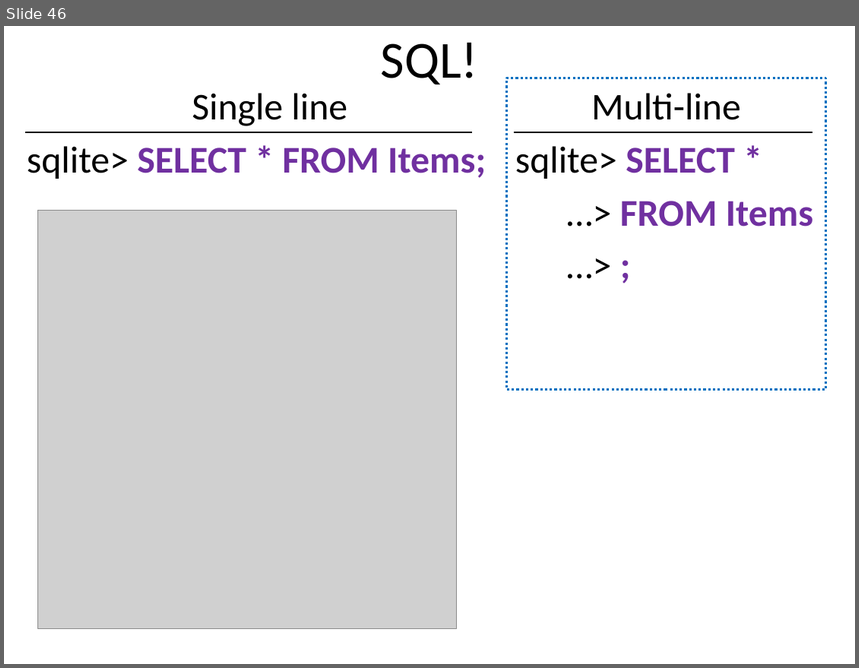
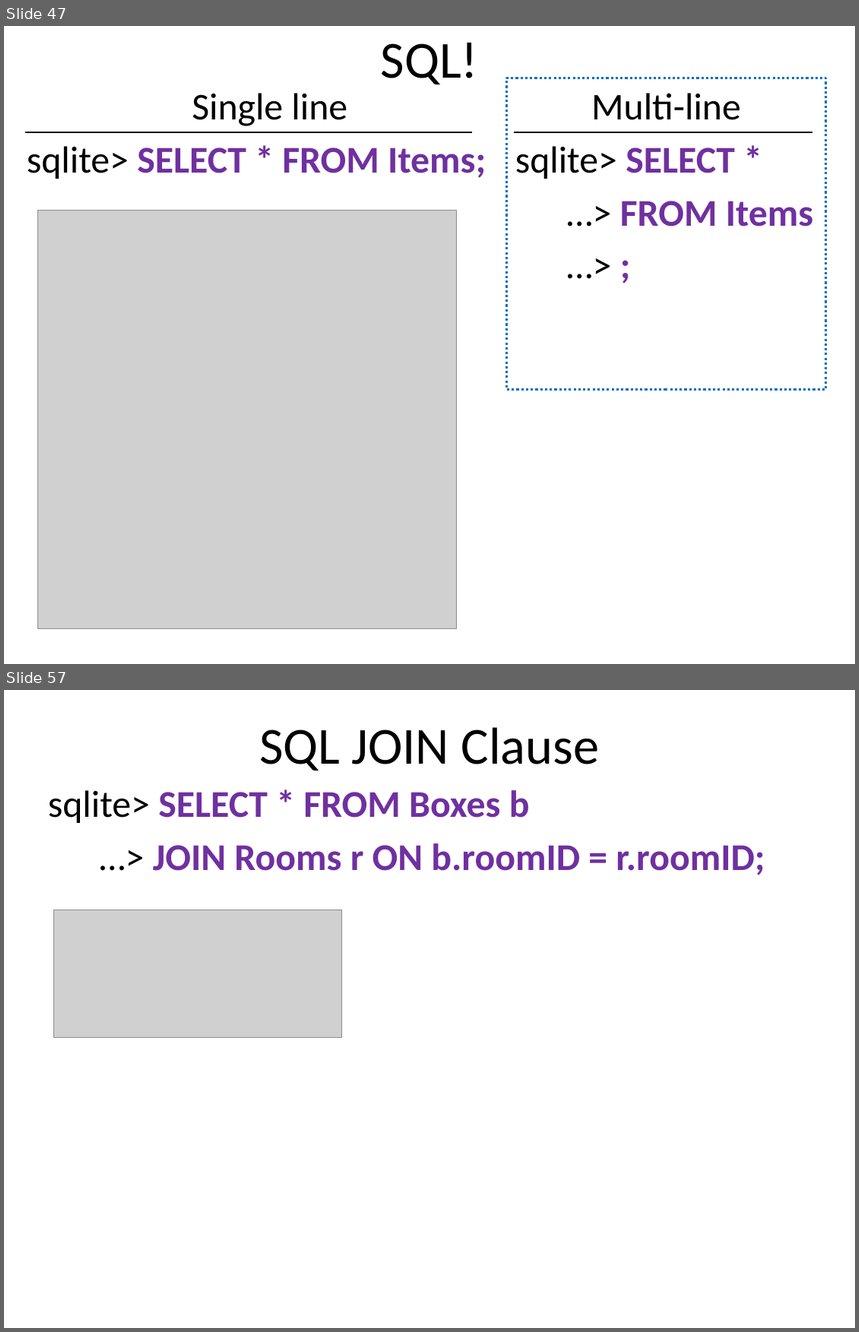
Before and after one commit to dykebert/GDI_Database_Training, a slide deck: Introduction to Databases and SQL.pptx. Shown one above the other, each under a label of ours: slide 46 before the commit, slides 47 and 57 after it; the slides between them are not shown. The pictures are 859x668 and 859x1332 pixels, drawn with LibreOffice and Linux fonts; fonts in the diff are those of the drawing; grey boxes stand for pictures. Boxes give left, top, right and bottom in pixels: in the first picture for what was removed or moved away, otherwise in the second. Text is boxed around its words. In the diff, an @@ line names an element or a change of style, - is before the commit and + after.

```diff
--- a/Introduction to Databases and SQL.pptx
+++ b/Introduction to Databases and SQL.pptx
@@ slide 57 added at (4, 690, 855, 1328), background #FFFFFF @@
@@ title added at (259, 727, 600, 771), 44 pt, text #000000 @@
+SQL JOIN Clause
@@ text added at (48, 790, 765, 875), 32 pt, text #7030A0, bold @@
+sqlite> SELECT * FROM Boxes b
+…> JOIN Rooms r ON b.roomID = r.roomID;
@@ picture added at (53, 910, 342, 1037) @@
@@ what was slide 46 is now slide 47 @@
```
Also in this commit, not shown: 6 slides changed, 13 other slides added, 2 other files.
